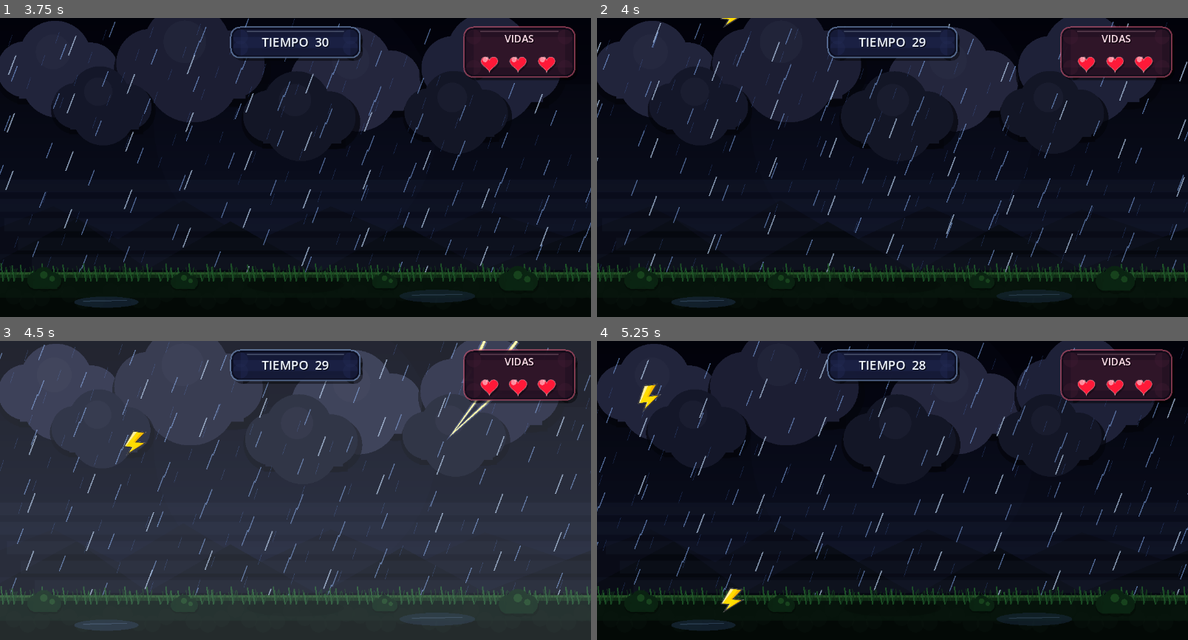
Above: before the commit, frames 1-4 (two rows, left to right).
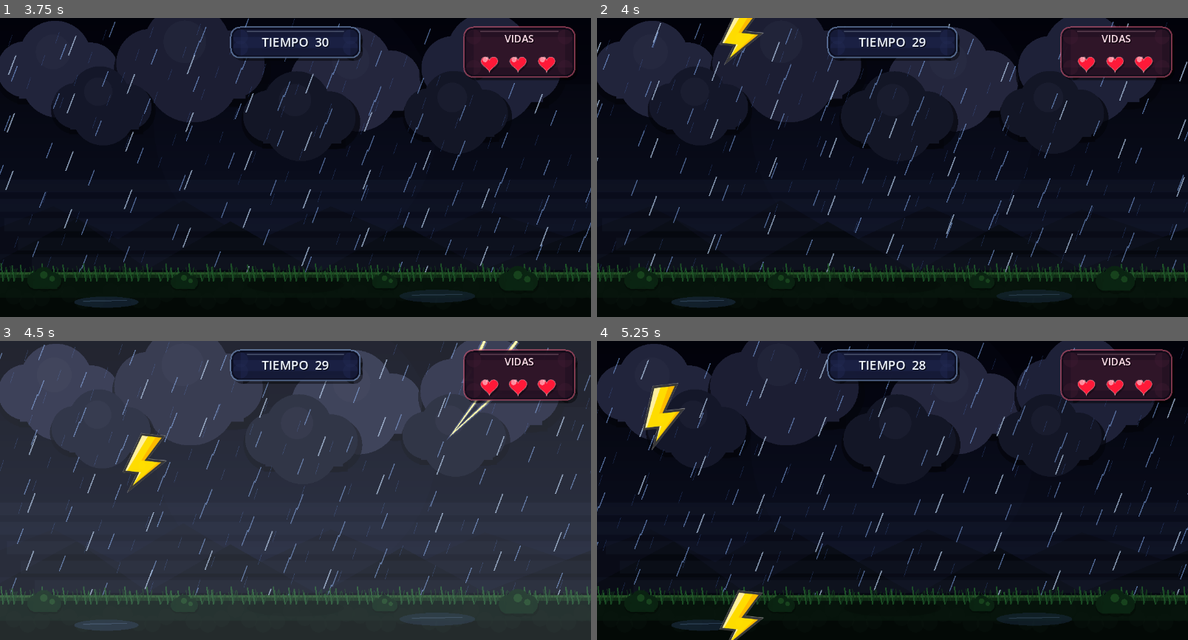
Above: after the commit, the same moments.

Repository: Dylan11092005/Minijuegos
Game: Godot game, scene res://MenuPrincipal.tscn
The game is run twice, just before and just after one commit, with the same random seed, the same clock (stepped at 60 frames per second) and the same inputs.
Inputs (mouse positions are in pixels of both pictures, inside the frame that each line leads up to):
- Up to frame 1 (3.75 s): click "Casilla 3" at 0.5 s; click "Casilla 9" at 1.25 s; click "Volver" at 2 s; click "Casilla 13" at 2.75 s; move the mouse to (425, 152) at 3.52 s; hold Right (ui_right) from 3.53 s (still down); click (425, 152) at 3.67 s
- Up to frame 2 (4 s): keep holding Right (ui_right)
- Up to frame 3 (4.5 s): release Right (ui_right) at 4.25 s; drag from (177, 505) to (135, 391) at 4.27 s
- Up to frame 4 (5.25 s): move the mouse to (951, 424) at 5.02 s; hold Right (ui_right) from 5.03 s (still down)

Frame 1 is identical in both runs. In frame 2, 0.5% of the frame differs, in the area x 20-29%, y 0-16%; in frame 3, 0.6%; in frame 4, 1.6%, in the area x 6-29%, y 14-100%.

Commit message:
Mejora del rayo e imagen del jugador

Diff:
--- a/minigame_rayo/Rayo.tscn
+++ b/minigame_rayo/Rayo.tscn
@@ -4,16 +4,18 @@
 [ext_resource type="Texture2D" uid="uid://d2wltm311tqi8" path="res://minigame_rayo/assets/minigame_rayo/rayito.png" id="2_hkgip"]
 
 [sub_resource type="RectangleShape2D" id="RectangleShape2D_hkgip"]
-size = Vector2(40, 70)
+size = Vector2(104.5, 127)
 
 [node name="Rayo" type="Area2D" unique_id=330485081]
 script = ExtResource("1_hkgip")
 
 [node name="Sprite2D" type="Sprite2D" parent="." unique_id=262050738]
-scale = Vector2(0.25, 0.25)
+position = Vector2(23.4375, 38.9375)
+scale = Vector2(0.45833334, 0.5961111)
 texture = ExtResource("2_hkgip")
 
 [node name="CollisionShape2D" type="CollisionShape2D" parent="." unique_id=181254025]
+position = Vector2(26.75, 40.5)
 shape = SubResource("RectangleShape2D_hkgip")
 
 [connection signal="body_entered" from="." to="." method="_on_body_entered"]
Binary file added: minigame_rayo/assets/minigame_rayo/rayito 2.0.png
Not shown, added: minigame_rayo/assets/minigame_rayo/rayito 2.0.png.import
